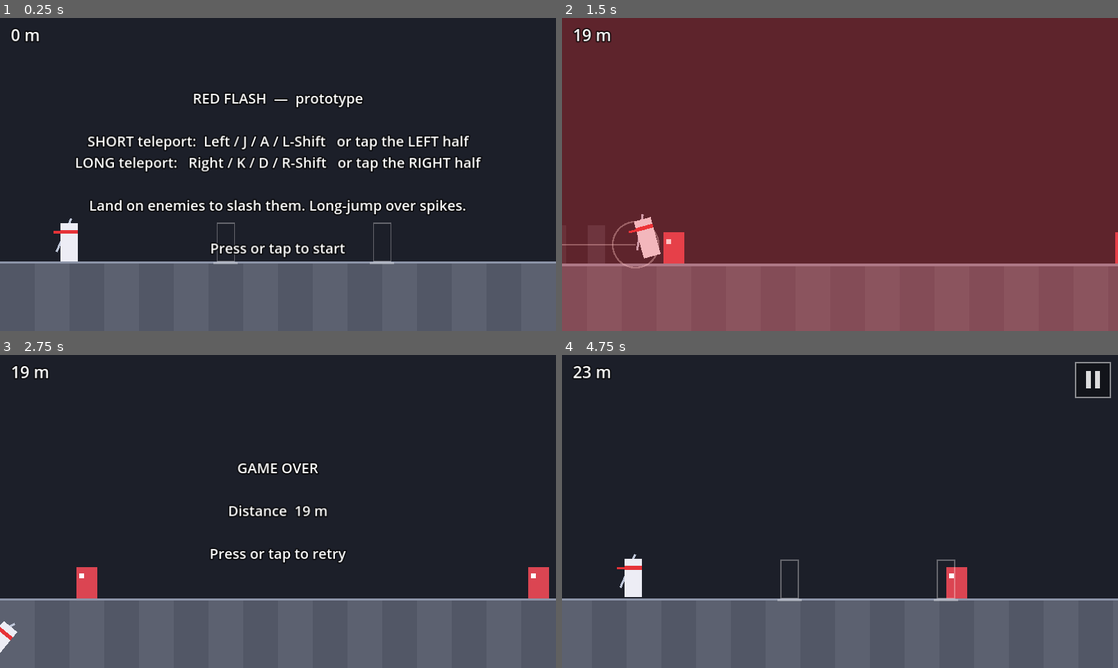
Above: before the commit, frames 1-4 (two rows, left to right).
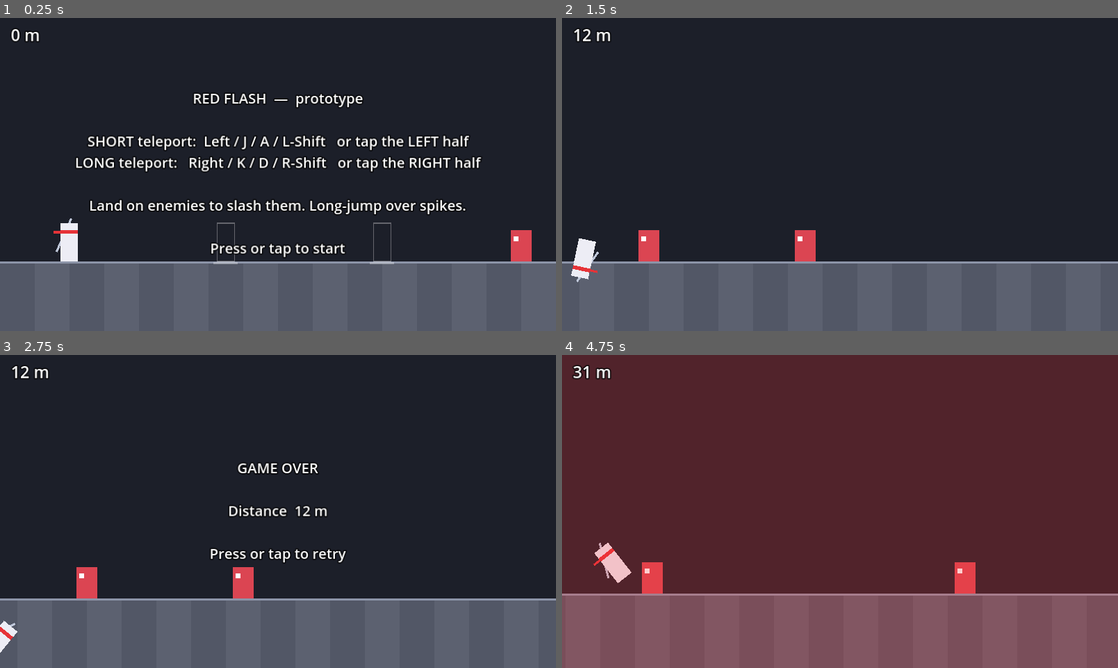
Above: after the commit, the same moments.

Repository: fredsbreads/game-off
Game: Godot game, scene res://scenes/main.tscn
Same seed, same stepped clock (60 frames per second), same inputs: the game is played once before the commit and once after it.
Inputs (mouse positions are in pixels of both pictures, inside the frame that each line leads up to):
- Up to frame 1 (0.25 s): no input
- Up to frame 2 (1.5 s): tap Enter at 0.5 s; move the mouse to (962, 158) at 0.52 s; hold K (tp_long) 0.53-1.28 s; click (962, 158) at 0.67 s; move the mouse to (728, 190) at 1.27 s; tap J (tp_short) at 1.35 s; click (728, 190) at 1.42 s
- Up to frame 3 (2.75 s): tap Enter at 2 s; move the mouse to (333, 442) at 2.02 s; hold K (tp_long) from 2.03 s (still down); click (333, 442) at 2.17 s
- Up to frame 4 (4.75 s): tap Enter at 2.75, 4.25 s; move the mouse to (812, 574) at 2.77 s; release K (tp_long) at 2.78 s; tap J (tp_short) at 2.85, 4.35 s; click (812, 574) at 2.92 s; move the mouse to (1006, 558) at 3.52 s; hold K (tp_long) 3.53-4.28 s; click (1006, 558) at 3.67 s; tap P (pause) at 4.15 s; move the mouse to (673, 464) at 4.27 s; click (673, 464) at 4.42 s

The runs differ from the first frame. In frame 1, 0.4% of the frame differs, in the area x 91-96%, y 67-78%; in frame 2, 100%, in the area x 0-100%, y 0-100%; in frame 3, 0.8%; in frame 4, 100%.

Commit message:
Replace chunks with enemy patterns in step notation (S, L, s+, l+, |); pattern validator checks every enemy can be chained

Diff:
--- a/scripts/chunk_solver.gd
+++ b/scripts/chunk_solver.gd
@@ -9,7 +9,7 @@
 ##   3. check hazards and enemy collisions
 ##   4. tick the cooldown down
 ##
-## Used by tools/validate_chunks.gd to prove chunks are fair, and by the
+## Used by tools/validate_patterns.gd to prove patterns chain, and by the
 ## debug bot to play the game for soak tests and screenshots.
 
 const ACTIONS := [0.0, Rules.SHORT, Rules.LONG]
@@ -19,8 +19,10 @@
 ## speed_fn: Callable(x: float) -> tiles per second.
 ## Teleports that would land at or beyond tiles.size() are not allowed
 ## (that ground isn't known yet).
+## required_kills: bitmask of enemies that must all be killed on the way
+## (0 = just survive).
 ## Returns {"ok": bool, "actions": Array (one jump per frame, 0 = none)}.
-static func search(tiles: PackedByteArray, enemies: Array[float], start_x: float, start_cooldown: int, goal_x: float, speed_fn: Callable, max_frames: int = 3000) -> Dictionary:
+static func search(tiles: PackedByteArray, enemies: Array[float], start_x: float, start_cooldown: int, goal_x: float, speed_fn: Callable, max_frames: int = 3000, required_kills: int = 0) -> Dictionary:
 	# Each history entry: [x, cooldown, killed_mask, parent_index, action]
 	var history: Array = [[start_x, start_cooldown, 0, -1, 0.0]]
 	var frontier: Array[int] = [0]
@@ -38,7 +40,7 @@
 				result.append(action)
 				history.append(result)
 				var new_index := history.size() - 1
-				if result[0] >= goal_x:
+				if result[0] >= goal_x and (int(result[2]) & required_kills) == required_kills:
 					return {"ok": true, "actions": _path(history, new_index)}
 				var key := "%d|%d|%d" % [roundi(result[0] * 1000.0), result[1], result[2]]
 				if seen.has(key):
--- a/scripts/chunks.gd
+++ /dev/null
@@ -1,101 +0,0 @@
-class_name Chunks
-extends RefCounted
-## Hand-made level pieces. The endless level is built by stitching these
-## together in random order, picking harder ones the further you get.
-##
-## Map legend (one character = one tile):
-##   .  ground
-##   E  enemy standing on ground
-##   ^  spikes
-##
-## Run `tools/validate_chunks.gd` after editing (see README). It checks the
-## format rules AND proves every chunk can be survived at both the slowest
-## and fastest run speed.
-
-const LIST := [
-	# Distances: short = 4.5 tiles, long = 9 tiles. Chained shorts work with
-	# enemies 4 or 5 tiles apart (alternate them to stay centred); chained
-	# longs with enemies 9 apart. Spikes are 5-8 wide.
-
-	# --- difficulty 1: one idea at a time -------------------------------
-	{"name": "lone_enemy", "difficulty": 1, "map": "......E......."},
-	{"name": "spikes", "difficulty": 1, "map": "......^^^^^......"},
-	{"name": "two_apart", "difficulty": 1, "map": ".....E..........E......"},
-
-	# --- difficulty 2: two ideas back to back --------------------------
-	{"name": "spikes_then_enemy", "difficulty": 2, "map": ".....^^^^^.......E......"},
-	{"name": "enemy_then_spikes", "difficulty": 2, "map": ".....E......^^^^^......"},
-	{"name": "short_chain", "difficulty": 2, "map": ".....E....E.........."},
-	{"name": "long_chain", "difficulty": 2, "map": ".....E........E........"},
-	{"name": "wide_spikes", "difficulty": 2, "map": ".....^^^^^^^......"},
-
-	# --- difficulty 3: short chains, double hazards --------------------
-	{"name": "double_spikes", "difficulty": 3, "map": ".....^^^^^......^^^^^......"},
-	{"name": "triple_short", "difficulty": 3, "map": ".....E...E....E.........."},
-	{"name": "long_short", "difficulty": 3, "map": ".....E........E....E......"},
-	{"name": "spikes_landing_enemy", "difficulty": 3, "map": ".....^^^^^...E.........."},
-	{"name": "spike_pair", "difficulty": 3, "map": ".....^^^^^^^......^^^^^......"},
-
-	# --- difficulty 4: hazards and enemies mixed -----------------------
-	{"name": "guarded_spikes", "difficulty": 4, "map": "......E^^^^^^......."},
-	{"name": "spikes_chain", "difficulty": 4, "map": ".....^^^^^^...E...E......."},
-	{"name": "long_long", "difficulty": 4, "map": ".....E........E........E......"},
-	{"name": "max_spikes", "difficulty": 4, "map": ".....^^^^^^^^......."},
-	{"name": "spike_gauntlet", "difficulty": 4, "map": ".....^^^^^......^^^^^^^......^^^^^^......"},
-
-	# --- difficulty 5: long chains that switch distance ----------------
-	{"name": "mixed_chain", "difficulty": 5, "map": ".....E...E........E....E......."},
-	{"name": "spikes_enemy_spikes", "difficulty": 5, "map": ".....^^^^^^...E....^^^^^^......"},
-	{"name": "dense", "difficulty": 5, "map": ".....E...E....E...E....E.........."},
-	{"name": "over_and_on", "difficulty": 5, "map": ".....^^^^^^...E........E...^^^^^^^......"},
-]
-
-
-## Turns a map string into tile data plus enemy positions (tile centres).
-static func parse(map: String) -> Dictionary:
-	var tiles := PackedByteArray()
-	var enemies: Array[float] = []
-	for i in map.length():
-		match map[i]:
-			"^":
-				tiles.append(Rules.Tile.SPIKES)
-			"E":
-				tiles.append(Rules.Tile.GROUND)
-				enemies.append(i + 0.5)
-			_:
-				tiles.append(Rules.Tile.GROUND)
-	return {"tiles": tiles, "enemies": enemies}
-
-
-## Format rules only. Solvability is checked separately by ChunkSolver.
-static func validate(map: String) -> Array[String]:
-	var errors: Array[String] = []
-	for i in map.length():
-		if not ".^E".contains(map[i]):
-			errors.append("unknown character '%s' at %d" % [map[i], i])
-	if map.length() < Rules.EDGE_PADDING * 2 + 1:
-		errors.append("too short")
-		return errors
-	for i in Rules.EDGE_PADDING:
-		if map[i] != "." or map[map.length() - 1 - i] != ".":
-			errors.append("needs %d plain ground tiles at both ends" % Rules.EDGE_PADDING)
-			break
-
-	var i := 0
-	var last_hazard_end := -1
-	while i < map.length():
-		if map[i] == "^":
-			var start := i
-			while i < map.length() and map[i] == "^":
-				i += 1
-			var width := i - start
-			if width < Rules.HAZARD_MIN or width > Rules.HAZARD_MAX:
-				errors.append("hazard at %d is %d wide (must be %d-%d)" % [start, width, Rules.HAZARD_MIN, Rules.HAZARD_MAX])
-			# A shorter gap is OK if an enemy sits in it: killing it resets the cooldown.
-			var gap_has_enemy := last_hazard_end >= 0 and map.substr(last_hazard_end, start - last_hazard_end).contains("E")
-			if last_hazard_end >= 0 and start - last_hazard_end < Rules.MIN_HAZARD_GAP and not gap_has_enemy:
-				errors.append("hazard at %d is only %d tiles after the previous one (min %d)" % [start, start - last_hazard_end, Rules.MIN_HAZARD_GAP])
-			last_hazard_end = i
-		else:
-			i += 1
-	return errors
--- a/scripts/debug_tools.gd
+++ b/scripts/debug_tools.gd
@@ -110,11 +110,11 @@
 			break
 		st = nxt
 	if not result["ok"] and soak_target > 0.0:
-		print("  bot: no plan at x=%.2f cd=%d (%s)" % [px, main.player.cooldown, main.level.chunk_name_at(px)])
+		print("  bot: no plan at x=%.2f cd=%d (%s)" % [px, main.player.cooldown, main.level.section_name_at(px)])
 	_replan_in = REPLAN_EVERY
 
 
 func on_death(kind: String) -> void:
 	if soak_target > 0.0:
-		print("SOAK FAIL: died (%s) at %.2f m in chunk %s" % [kind, main.distance, main.level.chunk_name_at(main.player.x)])
+		print("SOAK FAIL: died (%s) at %.2f m in %s" % [kind, main.distance, main.level.section_name_at(main.player.x)])
 		get_tree().quit(1)
--- a/scripts/level.gd
+++ b/scripts/level.gd
@@ -1,17 +1,17 @@
 class_name Level
 extends Node2D
-## Owns the endless strip of tiles and the enemies standing on it.
-## Builds it ahead of the player by appending random chunks, and draws the
-## visible part as grey boxes.
+## Owns the endless strip of ground and the enemies standing on it.
+## Builds it ahead of the player by laying random enemy patterns end to end
+## (see patterns.gd), and draws the visible part as grey boxes.
+##
+## The ground is still a strip of tiles so hazards (e.g. spikes) can come
+## back later as pattern steps; for now it's all plain ground.
 
 const AHEAD_TILES := 48            # always have this much level built ahead
-const RUNWAY_TILES := 16           # flat ground at the very start
+const RUNWAY_TILES := 16.0         # the first enemy appears this far in
 const TILES_PER_DIFFICULTY := 200.0
-const BREATHER_CHANCE := 0.15      # sometimes drop in an easy chunk
+const BREATHER_CHANCE := 0.15      # sometimes drop in an easy pattern
 const SIGN_EVERY := 50             # distance marker every N tiles
-# Spikes are switched off for now: chunks containing spikes are skipped.
-# The spike code and chunks stay, so setting this back to true restores them.
-const SPAWN_SPIKES := false
 
 const GROUND_A := Color(0.36, 0.38, 0.44)
 const GROUND_B := Color(0.32, 0.34, 0.40)
@@ -22,9 +22,10 @@
 var start_x := 0.0
 var tiles := PackedByteArray()
 var enemies: Array[Enemy] = []
-var chunk_log: Array = []          # [start_tile, name], for debugging deaths
+var section_log: Array = []        # [start_x, name], for debugging deaths
 
-var _chunks: Array = []
+var _patterns: Array = []
+var _cursor := RUNWAY_TILES        # where the next pattern's first enemy goes
 var _last_name := ""
 var _rng := RandomNumberGenerator.new()
 var _view_left := 0.0
@@ -33,16 +34,15 @@
 
 func _ready() -> void:
 	_rng.randomize()
-	for c in Chunks.LIST:
-		if not SPAWN_SPIKES and String(c["map"]).contains("^"):
+	for p in Patterns.LIST:
+		var parsed := Patterns.parse(p["steps"])
+		if not parsed["errors"].is_empty():
+			push_error("pattern %s: %s" % [p["name"], parsed["errors"]])
 			continue
-		var parsed := Chunks.parse(c["map"])
-		parsed["name"] = c["name"]
-		parsed["difficulty"] = c["difficulty"]
-		_chunks.append(parsed)
-	for i in RUNWAY_TILES:
-		tiles.append(Rules.Tile.GROUND)
-	chunk_log.append([0, "runway"])
+		parsed["name"] = p["name"]
+		parsed["difficulty"] = p["difficulty"]
+		_patterns.append(parsed)
+	section_log.append([0.0, "runway"])
 
 
 func set_seed(value: int) -> void:
@@ -50,37 +50,39 @@
 
 
 func ensure_generated(player_x: float) -> void:
-	while tiles.size() < player_x + AHEAD_TILES:
-		_append_chunk(_pick_chunk(tiles.size() - start_x))
+	while _cursor < player_x + AHEAD_TILES:
+		_append_pattern(_pick_pattern(_cursor - start_x))
+	while tiles.size() < _cursor + Patterns.BREAK:
+		tiles.append(Rules.Tile.GROUND)
 
 
-func _pick_chunk(at_distance: float) -> Dictionary:
+func _pick_pattern(at_distance: float) -> Dictionary:
 	var top := clampi(1 + int(at_distance / TILES_PER_DIFFICULTY), 1, 5)
 	var low := maxi(1, top - 2)
 	if _rng.randf() < BREATHER_CHANCE:
 		top = mini(top, 2)
 		low = 1
 	var candidates: Array = []
-	for c in _chunks:
-		var d: int = c["difficulty"]
-		if d >= low and d <= top and c["name"] != _last_name:
-			candidates.append(c)
+	for p in _patterns:
+		var d: int = p["difficulty"]
+		if d >= low and d <= top and p["name"] != _last_name:
+			candidates.append(p)
 	if candidates.is_empty():
-		candidates = _chunks
+		candidates = _patterns
 	return candidates[_rng.randi_range(0, candidates.size() - 1)]
 
 
-func _append_chunk(chunk: Dictionary) -> void:
-	var base := tiles.size()
-	_last_name = chunk["name"]
-	chunk_log.append([base, chunk["name"]])
-	tiles.append_array(chunk["tiles"])
-	for local_x in chunk["enemies"]:
+func _append_pattern(pattern: Dictionary) -> void:
+	_last_name = pattern["name"]
+	section_log.append([_cursor, pattern["name"]])
+	var offsets: Array = pattern["offsets"]
+	for off in offsets:
 		var enemy := Enemy.new()
-		enemy.tile_x = base + float(local_x)
+		enemy.tile_x = _cursor + float(off)
 		enemy.position = Vector2(enemy.tile_x * Rules.TILE, Rules.GROUND_Y)
 		add_child(enemy)
 		enemies.append(enemy)
+	_cursor += float(offsets.back()) + Patterns.BREAK
 
 
 func tile_at(x: float) -> int:
@@ -105,10 +107,10 @@
 	return false
 
 
-func chunk_name_at(x: float) -> String:
-	for i in range(chunk_log.size() - 1, -1, -1):
-		if chunk_log[i][0] <= x:
-			return "%s (starts at tile %d)" % [chunk_log[i][1], chunk_log[i][0]]
+func section_name_at(x: float) -> String:
+	for i in range(section_log.size() - 1, -1, -1):
+		if section_log[i][0] <= x:
+			return "%s (starts at %.1f)" % [section_log[i][1], section_log[i][0]]
 	return "?"
 
 
--- /dev/null
+++ b/scripts/patterns.gd
@@ -0,0 +1,92 @@
+class_name Patterns
+extends RefCounted
+## Enemy patterns in step notation. The endless level is built by picking
+## patterns at random (harder ones further in) and laying them end to end.
+##
+## A pattern is a row of enemies. The first enemy is the entry; each step
+## adds the next enemy, measured from the previous one (after a kill you're
+## standing where it was):
+##
+##   S    short snap   next enemy exactly one short teleport ahead (4.5)
+##   L    long snap    exactly one long teleport ahead (9)
+##   s+   short beat   run a little, then short   (4.5 + WAIT)
+##   l+   long beat    run a little, then long    (9 + WAIT)
+##   |    break        next enemy is BREAK tiles ahead (chain ends on purpose)
+##
+## Snaps put the next enemy right under a marker, so the "your move" pause
+## fires. Beats are clearly out of reach until you've run a bit: WAIT keeps
+## them well away from both markers, so it's never a near miss.
+## Patterns are separated by a BREAK automatically.
+##
+## New kinds of objects can be added later as new step tokens in parse().
+##
+## Run tools/validate_patterns.gd after editing: it checks the notation and
+## proves every enemy in every pattern can be chained.
+
+const WAIT := 2.25      # halfway between the short and long markers
+const BREAK := 14.0     # well past long reach, so a break is unmistakable
+
+const LIST := [
+	# --- difficulty 1 -----------------------------------------------------
+	{"name": "short_pair", "difficulty": 1, "steps": "S"},
+	{"name": "long_pair", "difficulty": 1, "steps": "L"},
+	{"name": "short_three", "difficulty": 1, "steps": "S S"},
+	{"name": "long_three", "difficulty": 1, "steps": "L L"},
+
+	# --- difficulty 2 -----------------------------------------------------
+	{"name": "short_four", "difficulty": 2, "steps": "S S S"},
+	{"name": "short_then_long", "difficulty": 2, "steps": "S L"},
+	{"name": "long_then_short", "difficulty": 2, "steps": "L S"},
+	{"name": "short_beat", "difficulty": 2, "steps": "s+"},
+	{"name": "long_beat", "difficulty": 2, "steps": "l+"},
+
+	# --- difficulty 3 -----------------------------------------------------
+	{"name": "snap_beat_snap", "difficulty": 3, "steps": "S s+ S"},
+	{"name": "long_snap_long_beat", "difficulty": 3, "steps": "L l+"},
+	{"name": "short_short_long", "difficulty": 3, "steps": "S S L"},
+	{"name": "two_beats", "difficulty": 3, "steps": "s+ s+"},
+	{"name": "long_short_short", "difficulty": 3, "steps": "L S S"},
+
+	# --- difficulty 4 -----------------------------------------------------
+	{"name": "alternate", "difficulty": 4, "steps": "S L S L"},
+	{"name": "beat_snap_x2", "difficulty": 4, "steps": "s+ S s+ S"},
+	{"name": "long_beat_long", "difficulty": 4, "steps": "L s+ L"},
+	{"name": "short_six", "difficulty": 4, "steps": "S S S S S"},
+	{"name": "long_beat_shorts", "difficulty": 4, "steps": "l+ S S"},
+
+	# --- difficulty 5 -----------------------------------------------------
+	{"name": "mixed_a", "difficulty": 5, "steps": "S L s+ S L"},
+	{"name": "mixed_b", "difficulty": 5, "steps": "l+ S s+ L S"},
+	{"name": "shorts_longs_shorts", "difficulty": 5, "steps": "S S L L S S"},
+	{"name": "broken_chains", "difficulty": 5, "steps": "S | S S | L"},
+]
+
+
+## Distance for one step token, or -1.0 if the token is unknown.
+static func step_distance(token: String) -> float:
+	match token:
+		"S":
+			return Rules.SHORT
+		"L":
+			return Rules.LONG
+		"s+":
+			return Rules.SHORT + WAIT
+		"l+":
+			return Rules.LONG + WAIT
+		"|":
+			return BREAK
+	return -1.0
+
+
+## Enemy positions relative to the entry enemy (the first is always 0),
+## plus any notation errors.
+static func parse(steps: String) -> Dictionary:
+	var offsets: Array[float] = [0.0]
+	var errors: Array[String] = []
+	for token in steps.split(" ", false):
+		var d := step_distance(token)
+		if d < 0.0:
+			errors.append("unknown step '%s'" % token)
+			continue
+		offsets.append(offsets.back() + d)
+	return {"offsets": offsets, "errors": errors}
--- a/tools/validate_chunks.gd
+++ /dev/null
@@ -1,32 +0,0 @@
-extends SceneTree
-## Checks every chunk in scripts/chunks.gd:
-##   - format rules (hazard widths, spacing, padding)
-##   - survivable at the run speed, entering with the
-##     worst case (cooldown just started)
-##
-## Run from the project folder:
-##   godot --headless --path . -s tools/validate_chunks.gd
-
-func _init() -> void:
-	var failures := 0
-	var speeds := [Rules.RUN_SPEED]
-	for c in Chunks.LIST:
-		var name: String = c["name"]
-		var map: String = c["map"]
-		var problems: Array[String] = Chunks.validate(map)
-		if problems.is_empty():
-			var parsed := Chunks.parse(map)
-			var tiles: PackedByteArray = parsed["tiles"]
-			var enemies: Array[float] = parsed["enemies"]
-			for speed in speeds:
-				var result := ChunkSolver.search(tiles, enemies, 0.0, Rules.cooldown_frames(speed),
-					float(tiles.size()), func(_x: float) -> float: return speed)
-				if not result["ok"]:
-					problems.append("not survivable at %.1f tiles/s" % speed)
-		if problems.is_empty():
-			print("  ok    d%d  %s" % [c["difficulty"], name])
-		else:
-			failures += 1
-			print("  FAIL  d%d  %s: %s" % [c["difficulty"], name, ", ".join(problems)])
-	print("%d chunks, %d failed" % [Chunks.LIST.size(), failures])
-	quit(1 if failures > 0 else 0)
--- /dev/null
+++ b/tools/validate_patterns.gd
@@ -0,0 +1,35 @@
+extends SceneTree
+## Checks every pattern in scripts/patterns.gd:
+##   - the step notation parses
+##   - EVERY enemy can be killed (the whole pattern chains), arriving with
+##     the worst case (cooldown just started) and BREAK tiles of run-up
+##
+## Run from the project folder:
+##   godot --headless --path . -s tools/validate_patterns.gd
+
+func _init() -> void:
+	var failures := 0
+	for p in Patterns.LIST:
+		var name: String = p["name"]
+		var parsed := Patterns.parse(p["steps"])
+		var problems: Array[String] = parsed["errors"]
+		if problems.is_empty():
+			var enemies: Array[float] = []
+			for off in parsed["offsets"]:
+				enemies.append(Patterns.BREAK + float(off))
+			var length := int(ceil(enemies.back() + Patterns.BREAK))
+			var tiles := PackedByteArray()
+			tiles.resize(length)
+			tiles.fill(Rules.Tile.GROUND)
+			var all_killed := (1 << enemies.size()) - 1
+			var result := ChunkSolver.search(tiles, enemies, 0.0, Rules.cooldown_frames(Rules.RUN_SPEED),
+				float(length), func(_x: float) -> float: return Rules.RUN_SPEED, 3000, all_killed)
+			if not result["ok"]:
+				problems.append("can't chain every enemy")
+		if problems.is_empty():
+			print("  ok    d%d  %-22s %s" % [p["difficulty"], name, p["steps"]])
+		else:
+			failures += 1
+			print("  FAIL  d%d  %-22s %s: %s" % [p["difficulty"], name, p["steps"], ", ".join(problems)])
+	print("%d patterns, %d failed" % [Patterns.LIST.size(), failures])
+	quit(1 if failures > 0 else 0)
